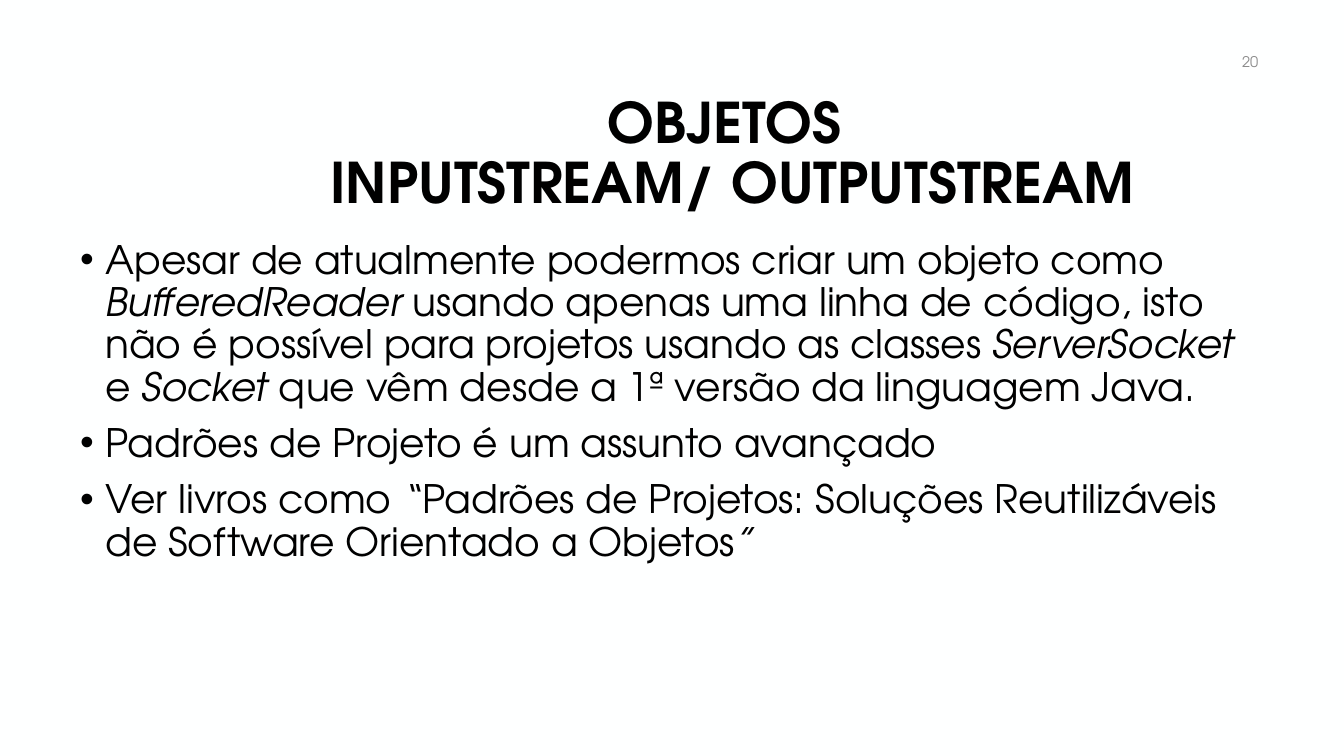
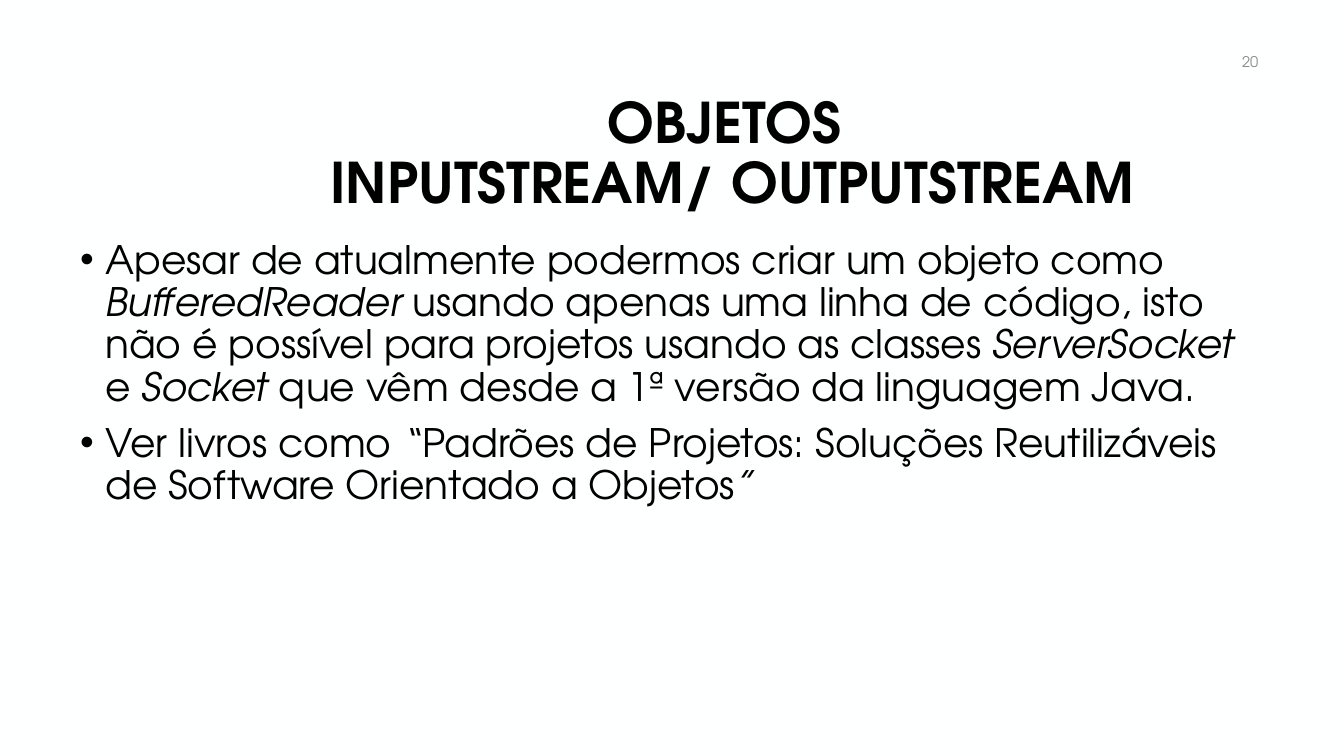
Before and after one commit to manoelcampos/sd-java-socket-chat, a slide deck: slide 20 of chat-sockets.pptx. Drawn at 1344x756 pixels with LibreOffice and Linux fonts; fonts in the diff are those of the drawing; background and template pictures are left out. Boxes give left, top, right and bottom in pixels: in the first picture for what was removed or moved away, otherwise in the second. Text is boxed around its words. In the diff, an @@ line names an element or a change of style, - is before the commit and + after.

```diff
--- a/chat-sockets.pptx
+++ b/chat-sockets.pptx
@@ text at [105, 427, 937, 467]: paragraph removed @@
-• Padrões de Projeto é um assunto avançado
```
Also in this commit, not shown: 4 other slides changed.
